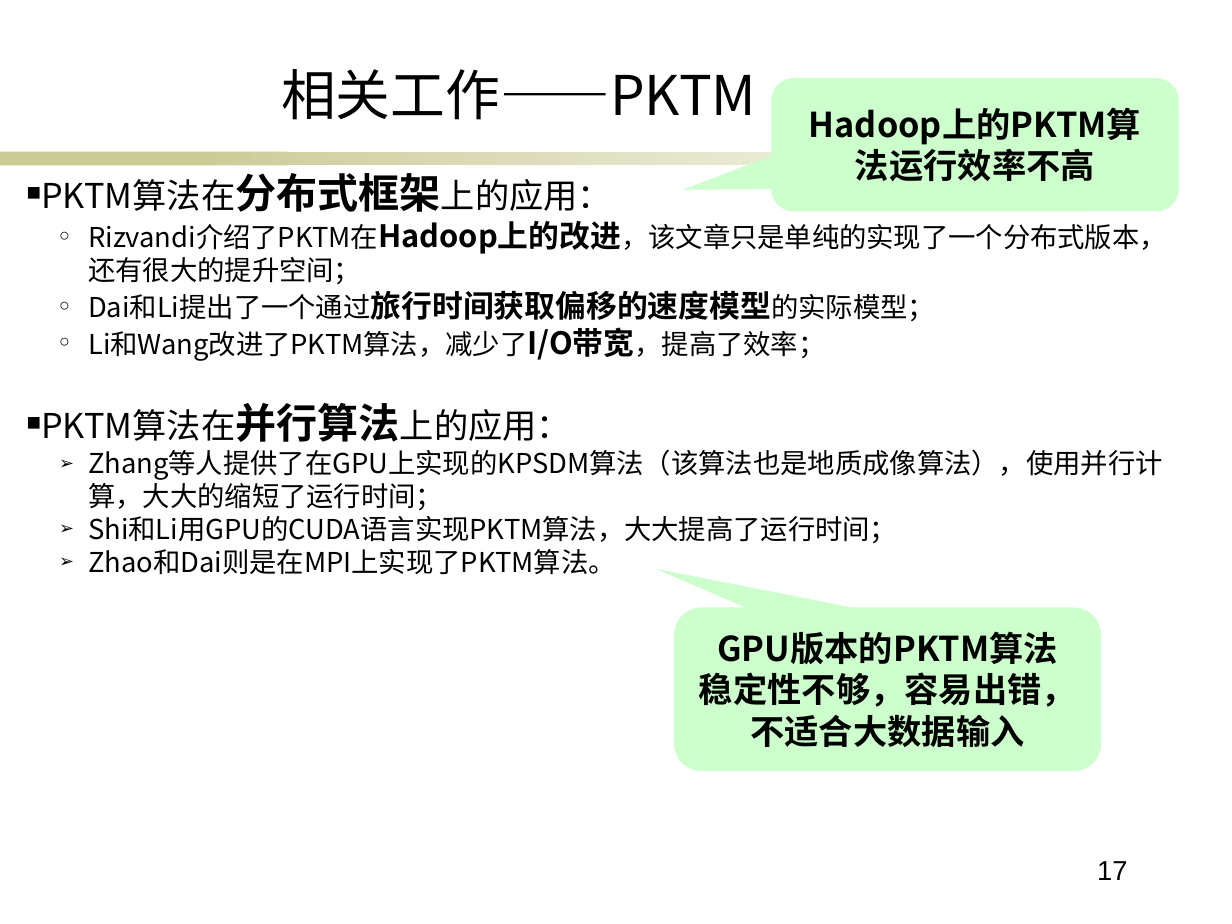
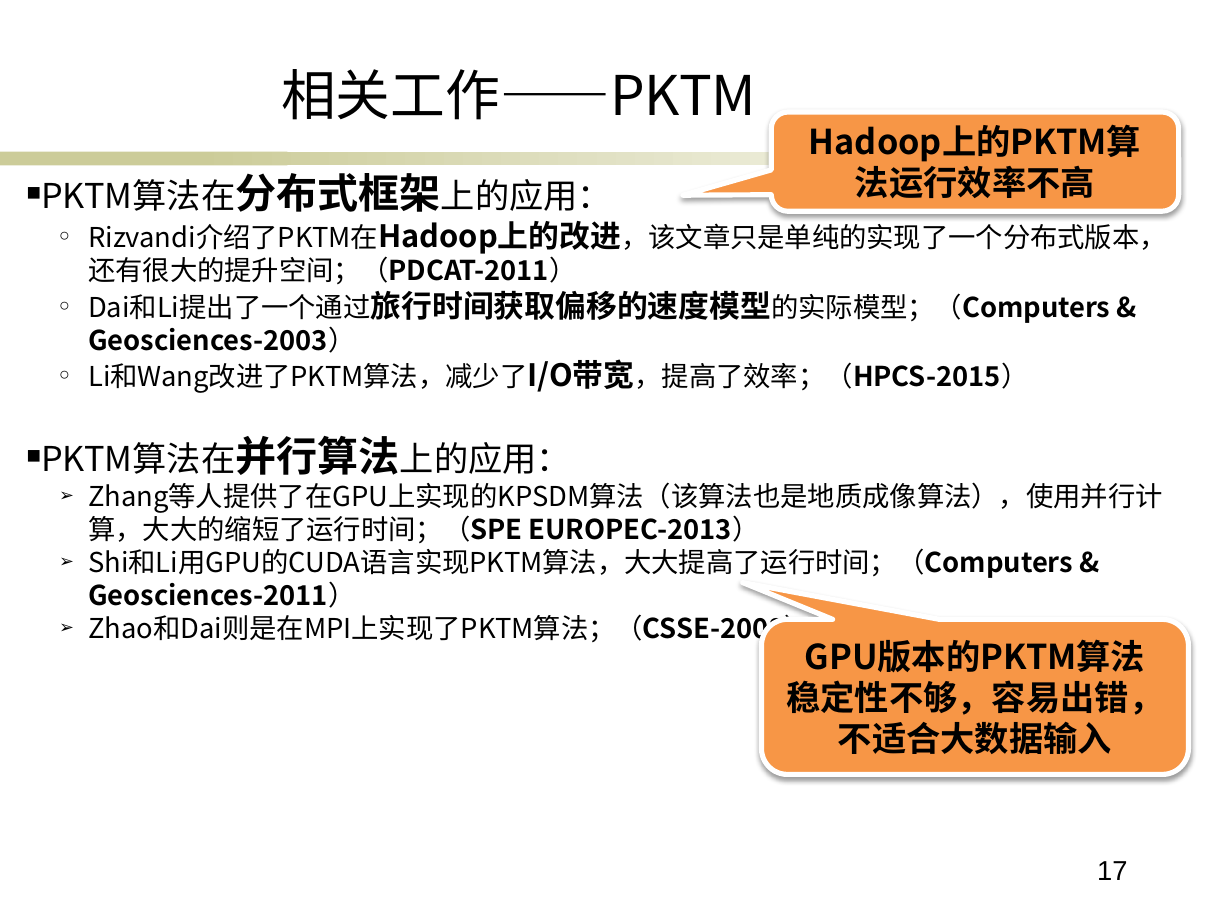
Before and after one commit to ericsonyc/paper, a slide deck: slide 17 of 毕业答辩.pptx. Drawn at 1232x924 pixels with LibreOffice and Linux fonts; fonts in the diff are those of the drawing; background and template pictures are left out. Boxes give left, top, right and bottom in pixels: in the first picture for what was removed or moved away, otherwise in the second. Text is boxed around its words. In the diff, an @@ line names an element or a change of style, - is before the commit and + after.

```diff
--- a/毕业答辩.pptx
+++ b/毕业答辩.pptx
@@ rounded speech box "Hadoop上的PKTM算": place and size @@
-rounded speech box "Hadoop上的PKTM算" at [771, 78, 1179, 211]
+rounded speech box "Hadoop上的PKTM算" at [771, 112, 1179, 212]
@@ rounded speech box "Hadoop上的PKTM算" at [771, 112, 1179, 212]: fill #CCFFCC to #F79646; outline none to #FFFFFF 3 pt; shadow on @@
@@ text at [88, 223, 1167, 393]: text changed @@
-  ○ Rizvandi介绍了PKTM在Hadoop上的改进，该文章只是单纯的实现了一个分布式版本，还有很大的提升空间；
-  ○ Dai和Li提出了一个通过旅行时间获取偏移的速度模型的实际模型；
-  ○ Li和Wang改进了PKTM算法，减少了I/O带宽，提高了效率；
+  ○ Rizvandi介绍了PKTM在Hadoop上的改进，该文章只是单纯的实现了一个分布式版本，还有很大的提升空间；（PDCAT-2011）
+  ○ Dai和Li提出了一个通过旅行时间获取偏移的速度模型的实际模型；（Computers & Geosciences-2003）
+  ○ Li和Wang改进了PKTM算法，减少了I/O带宽，提高了效率；（HPCS-2015）
@@ text at [88, 482, 1162, 645]: text changed @@
-  ➢ Zhang等人提供了在GPU上实现的KPSDM算法（该算法也是地质成像算法），使用并行计算，大大的缩短了运行时间；
-  ➢ Shi和Li用GPU的CUDA语言实现PKTM算法，大大提高了运行时间；
-  ➢ Zhao和Dai则是在MPI上实现了PKTM算法。
+  ➢ Zhang等人提供了在GPU上实现的KPSDM算法（该算法也是地质成像算法），使用并行计算，大大的缩短了运行时间；（SPE EUROPEC-2013）
+  ➢ Shi和Li用GPU的CUDA语言实现PKTM算法，大大提高了运行时间；（Computers & Geosciences-2011）
+  ➢ Zhao和Dai则是在MPI上实现了PKTM算法；（CSSE-2008）
@@ rounded speech box "GPU版本的PKTM算法" at [761, 620, 1189, 775]: fill #CCFFCC to #F79646; outline none to #FFFFFF 3 pt; shadow on @@
@@ rounded speech box "GPU版本的PKTM算法": place and size @@
-rounded speech box "GPU版本的PKTM算法" at [674, 607, 1101, 771]
+rounded speech box "GPU版本的PKTM算法" at [761, 620, 1189, 775]
```
Also in this commit, not shown: 9 other slides changed, 1 slide added.
